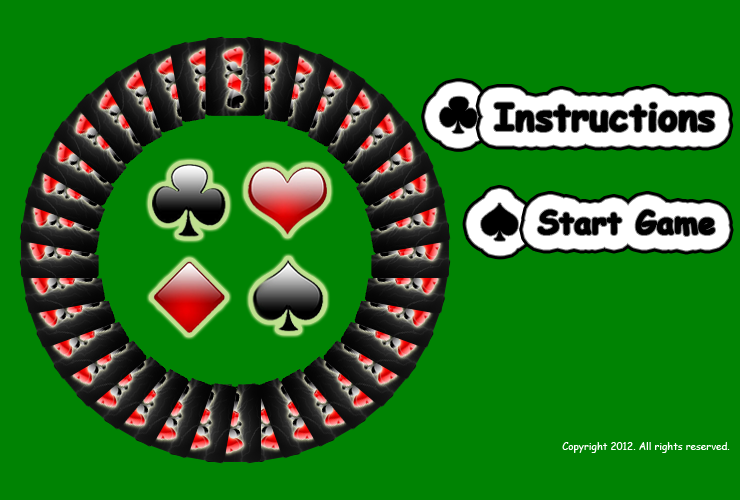
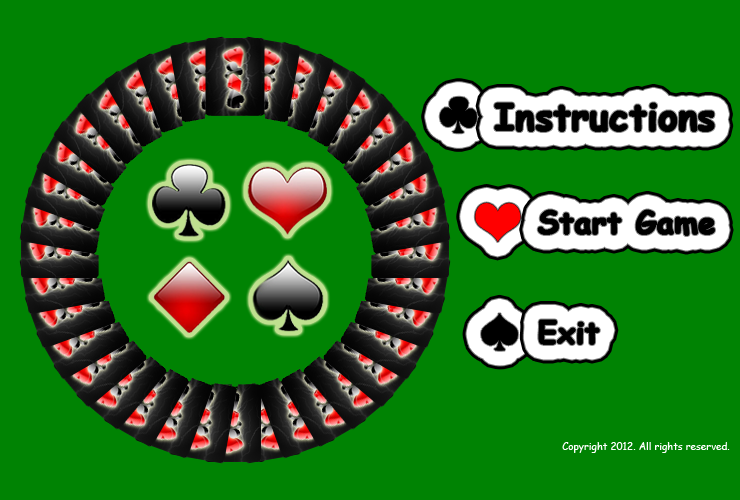
Layers edited between the first and the second 740x500 image:
added group "Exit" (1st of 2) with 5 layers above "StartGame" over [left=456, top=188, right=600, bottom=370]
added layer "Exit" (2nd of 2, in "Exit") in group "Exit" over [left=538, top=320, right=600, bottom=345]
added layer "Layer 7 copy" in group "Exit" over [left=481, top=313, right=518, bottom=351]
hid "Layer 7" over [left=481, top=203, right=518, bottom=241]
added layer "Shape 1 copy 2" in group "StartGame" over [left=475, top=203, right=521, bottom=242]
